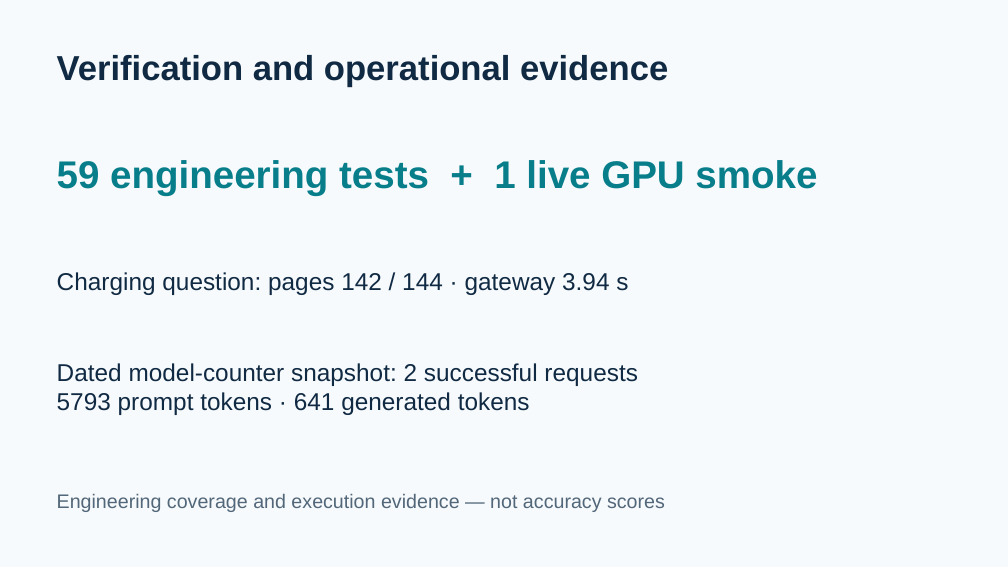
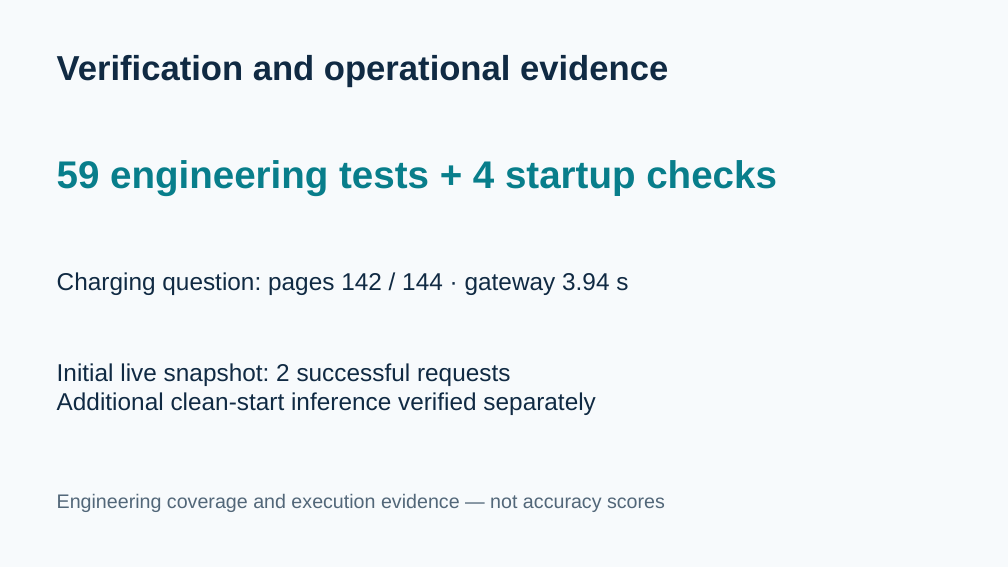
Before and after one commit to HBJZoyd/maie6000c, a slide deck: slide 6 of submissions/week13/Odie_W13_Final_Demo.pptx. Drawn at 1008x567 pixels with LibreOffice and Linux fonts; fonts in the diff are those of the drawing. Boxes give left, top, right and bottom in pixels: in the first picture for what was removed or moved away, otherwise in the second. Text is boxed around its words. In the diff, an @@ line names an element or a change of style, - is before the commit and + after.

Commit message:
Complete clean-start verification and refresh Odie final delivery

```diff
--- a/submissions/week13/Odie_W13_Final_Demo.pptx
+++ b/submissions/week13/Odie_W13_Final_Demo.pptx
@@ text at box(57, 160, 777, 195): text changed @@
-59 engineering tests + 1 live GPU smoke
+59 engineering tests + 4 startup checks
@@ text at box(57, 363, 595, 415): text changed @@
-Dated model-counter snapshot: 2 successful requests
-5793 prompt tokens · 641 generated tokens
+Initial live snapshot: 2 successful requests
+Additional clean-start inference verified separately
```
Also in this commit, not shown: 3 other slides changed, 33 other files.
